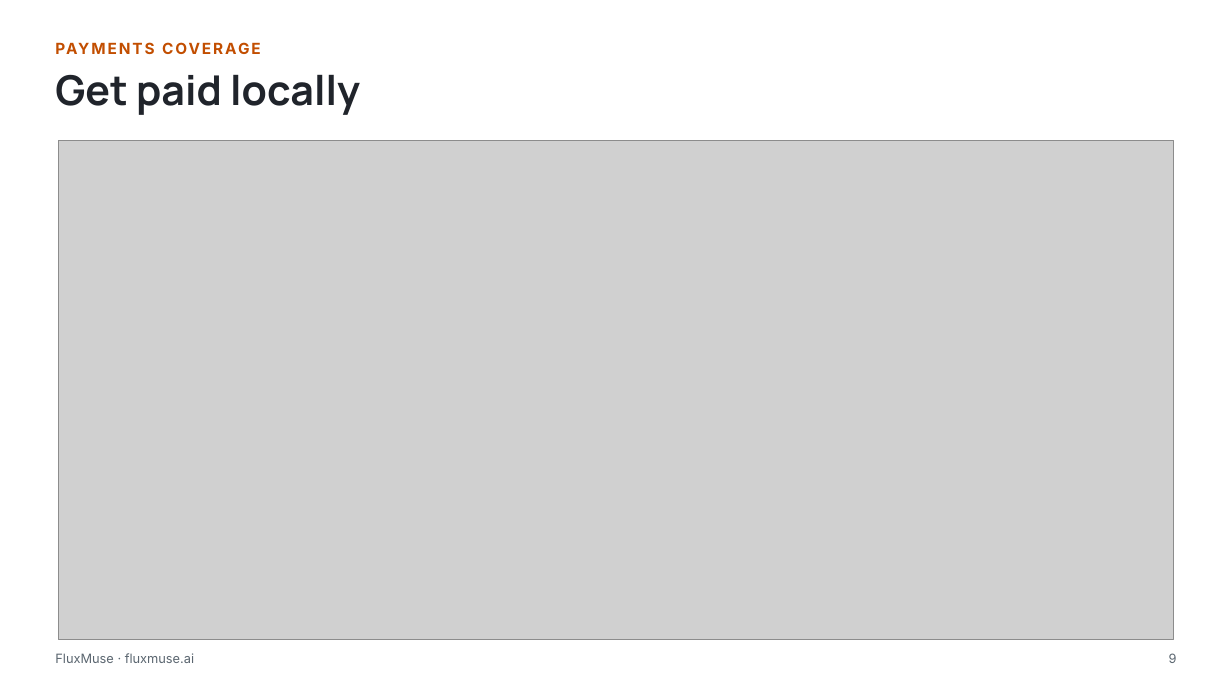
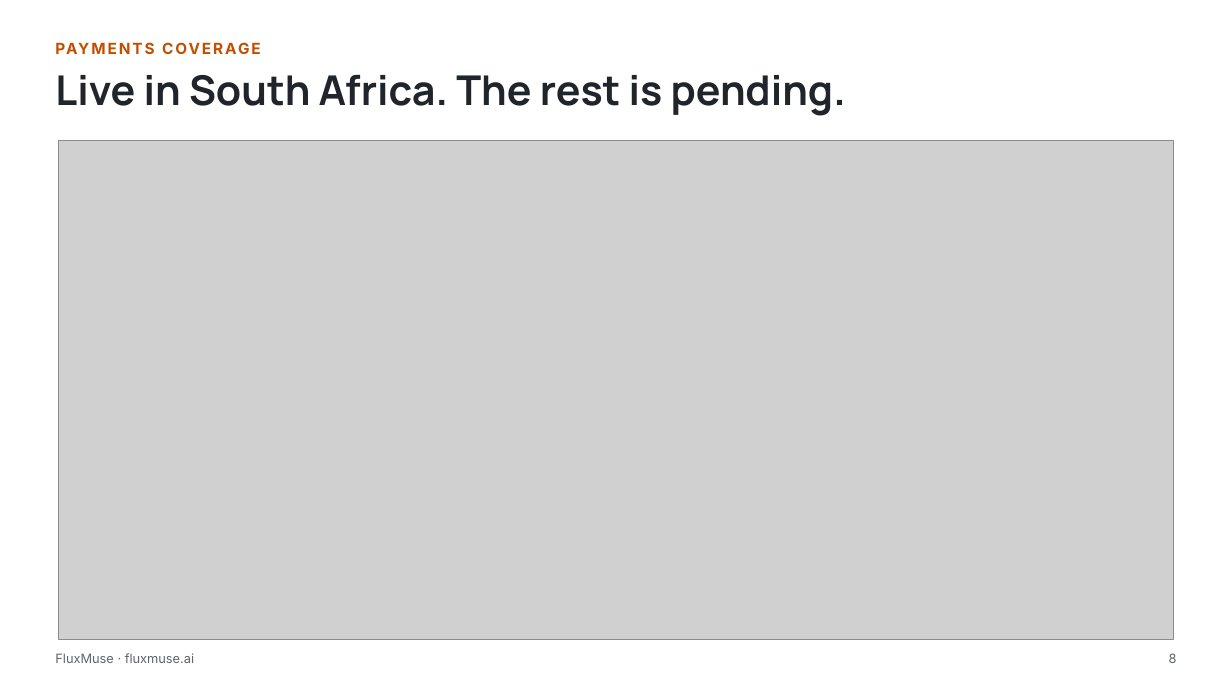
Before and after one commit to embizo/fluxmuse, a slide deck: slide 8 of docs/go-to-market/02_Brand_Pitch_Deck/FluxMuse_Pitch_SMEs.pptx (slide 9 before the commit). Drawn at 1232x693 pixels with LibreOffice and Linux fonts; fonts in the diff are those of the drawing; grey boxes stand for pictures. Boxes give left, top, right and bottom in pixels: in the first picture for what was removed or moved away, otherwise in the second. Text is boxed around its words. In the diff, an @@ line names an element or a change of style, - is before the commit and + after.

```diff
--- a/docs/go-to-market/02_Brand_Pitch_Deck/FluxMuse_Pitch_SMEs.pptx
+++ b/docs/go-to-market/02_Brand_Pitch_Deck/FluxMuse_Pitch_SMEs.pptx
@@ text at [55, 74, 846, 116]: text changed @@
-Get paid locally
+Live in South Africa. The rest is pending.
```
Also in this commit, not shown: 13 other slides changed, 6 slides added, 10 slides removed, 8 other files.
